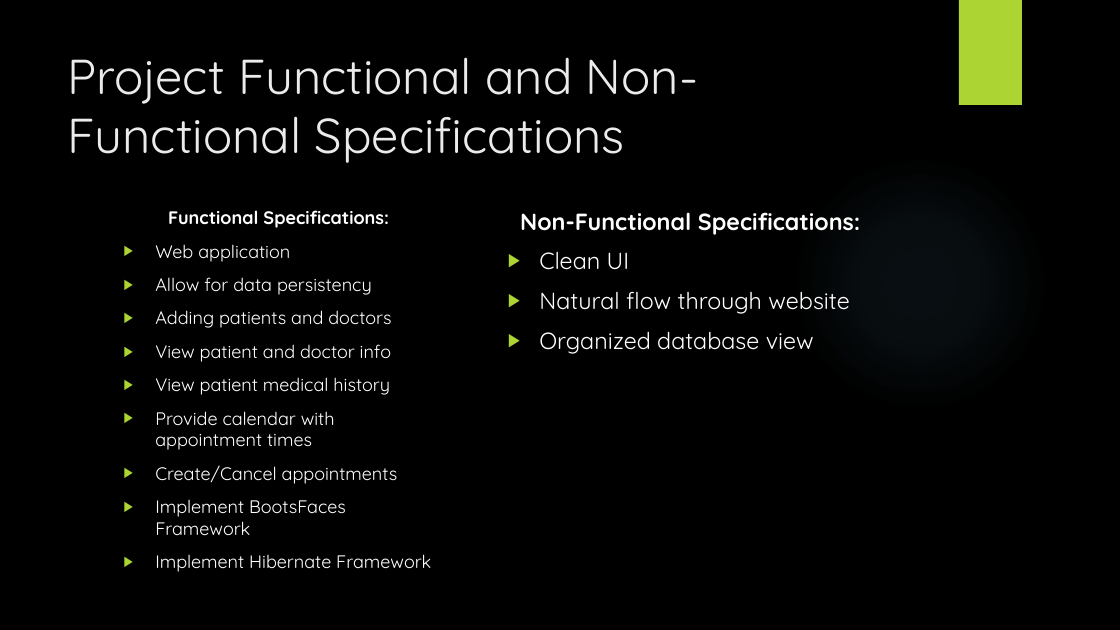
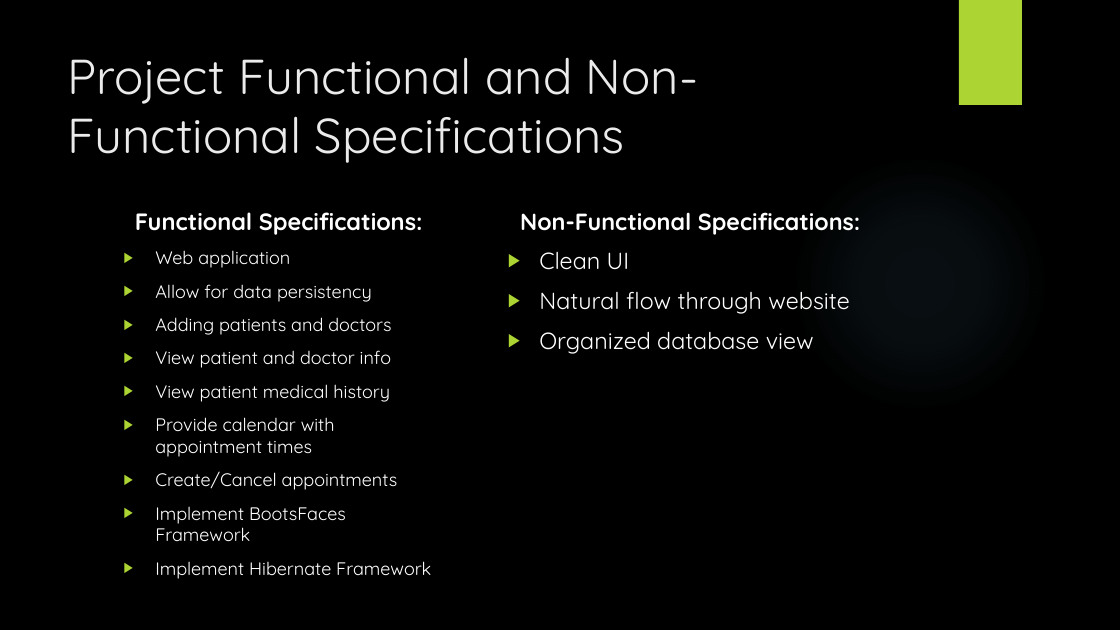
Before and after one commit to TheBrokenTheory/CapstoneProject2019, a slide deck: slide 4 of Documentation/BetaPresentation.pptx. Drawn at 1120x630 pixels with LibreOffice and Linux fonts; fonts in the diff are those of the drawing; background and template pictures are left out. Boxes give left, top, right and bottom in pixels: in the first picture for what was removed or moved away, otherwise in the second. Text is boxed around its words. In the diff, an @@ line names an element or a change of style, - is before the commit and + after.

```diff
--- a/Documentation/BetaPresentation.pptx
+++ b/Documentation/BetaPresentation.pptx
@@ text at <box>135,212,423,235</box>: size 15.5 to 20.1 pt in "Functional Specifications:" @@
```
Also in this commit, not shown: 3 other slides changed.
